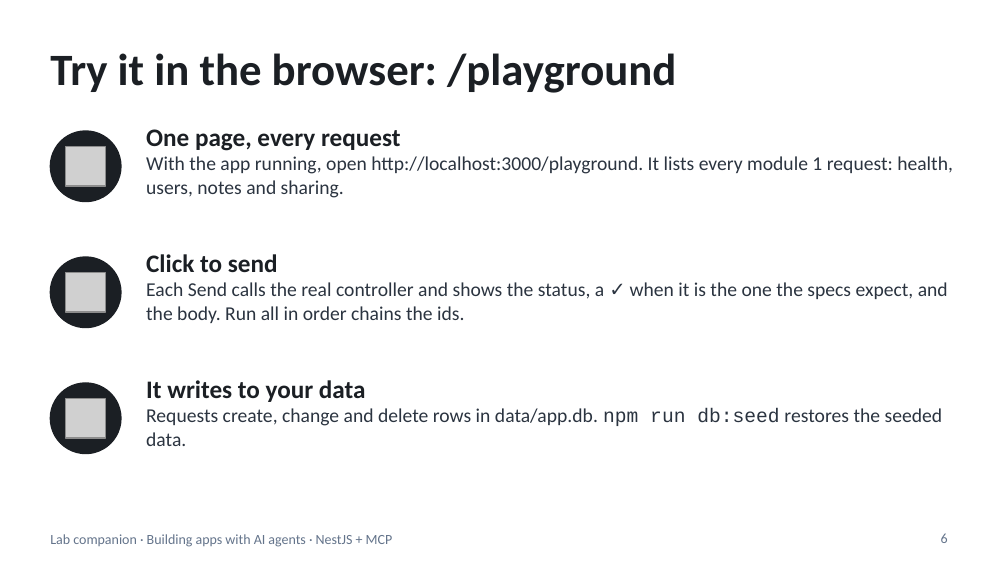
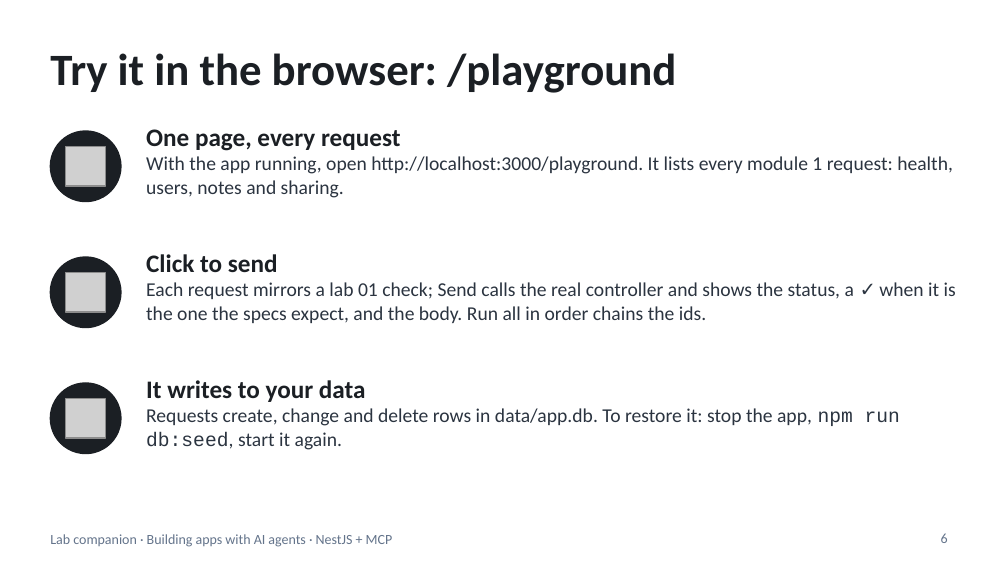
Before and after one commit to blazaga/ai-training-modules, a slide deck: slide 6 of docs/ai-agent-training/slides/lab-companion.pptx. Drawn at 1008x567 pixels with LibreOffice and Linux fonts; fonts in the diff are those of the drawing; grey boxes stand for pictures. Boxes give left, top, right and bottom in pixels: in the first picture for what was removed or moved away, otherwise in the second. Text is boxed around its words. In the diff, an @@ line names an element or a change of style, - is before the commit and + after.

```diff
--- a/docs/ai-agent-training/slides/lab-companion.pptx
+++ b/docs/ai-agent-training/slides/lab-companion.pptx
@@ text at (146, 282, 956, 323): text changed @@
-Each Send calls the real controller and shows the status, a ✓ when it is the one the specs expect, and the body. Run all in order chains the ids.
+Each request mirrors a lab 01 check; Send calls the real controller and shows the status, a ✓ when it is the one the specs expect, and the body. Run all in order chains the ids.
@@ text at (146, 408, 900, 450): text changed @@
-Requests create, change and delete rows in data/app.db. npm run db:seed restores the seeded data.
+Requests create, change and delete rows in data/app.db. To restore it: stop the app, npm run db:seed, start it again.
```
Also in this commit, not shown: 9 other slides changed, 28 other files.
